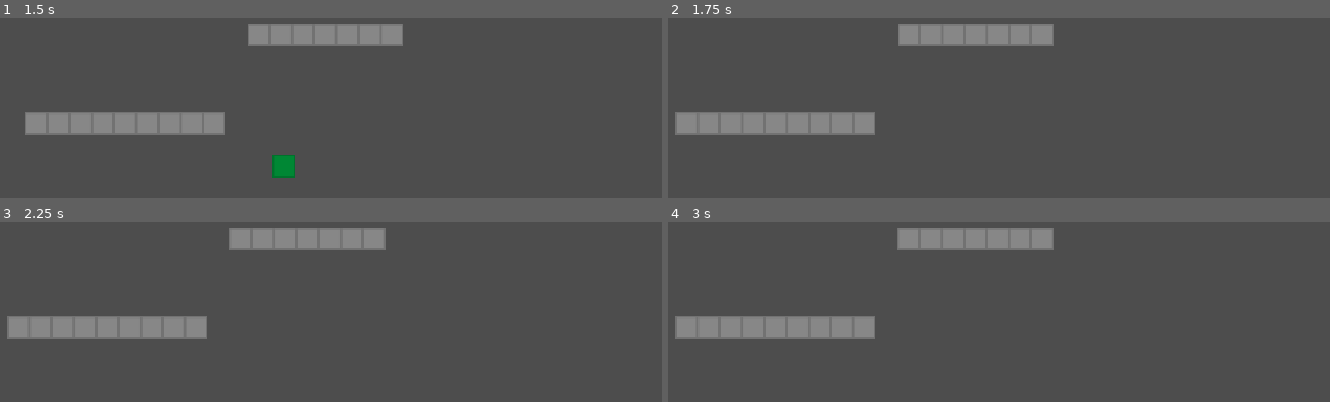
Above: before the commit, frames 1-4 (two rows, left to right).
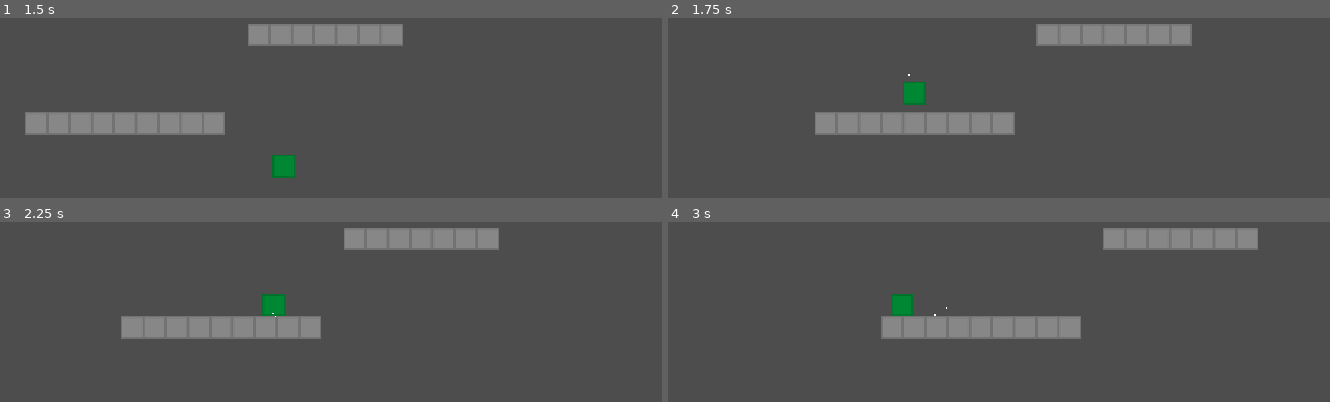
Above: after the commit, the same moments.

Repository: JumbledOne/RPHGameProject
Game: Godot game, scene res://scripts/player/player_test_scene.tscn
The game is run twice, just before and just after one commit, with the same random seed, the same clock (stepped at 60 frames per second) and the same inputs. This scene is started directly instead of the project's main scene.
Inputs:
- Up to frame 1 (1.5 s): hold I (ability) 0.53-1.28 s; hold D (right) from 0.53 s (still down); tap Space (jump) at 0.77 s; tap I (ability) at 1.35 s
- Up to frame 2 (1.75 s): keep holding D (right); tap Space (jump) at 1.52 s
- Up to frame 3 (2.25 s): release D (right) at 2.03 s; hold A (left) from 2.03 s (still down); hold I (ability) from 2.03 s (still down)
- Up to frame 4 (3 s): release A (left) at 2.78 s; release I (ability) at 2.78 s; hold D (right) from 2.78 s (still down); tap I (ability) at 2.85 s

Frame 1 is identical in both runs. In frame 2, 11% of the frame differs, in the area x 1-80%, y 3-65%; in frame 3, 9.0%; in frame 4, 14%, in the area x 1-90%, y 3-65%.

Commit message:
Player now respawns

Diff:
--- a/src/scripts/player/player_spawner/player_spawner.gd
+++ b/src/scripts/player/player_spawner/player_spawner.gd
@@ -15,4 +15,5 @@
 	player.died.connect(_on_player_died)
 
 func _on_player_died():
+	GameManager.player = null
 	spawn()
